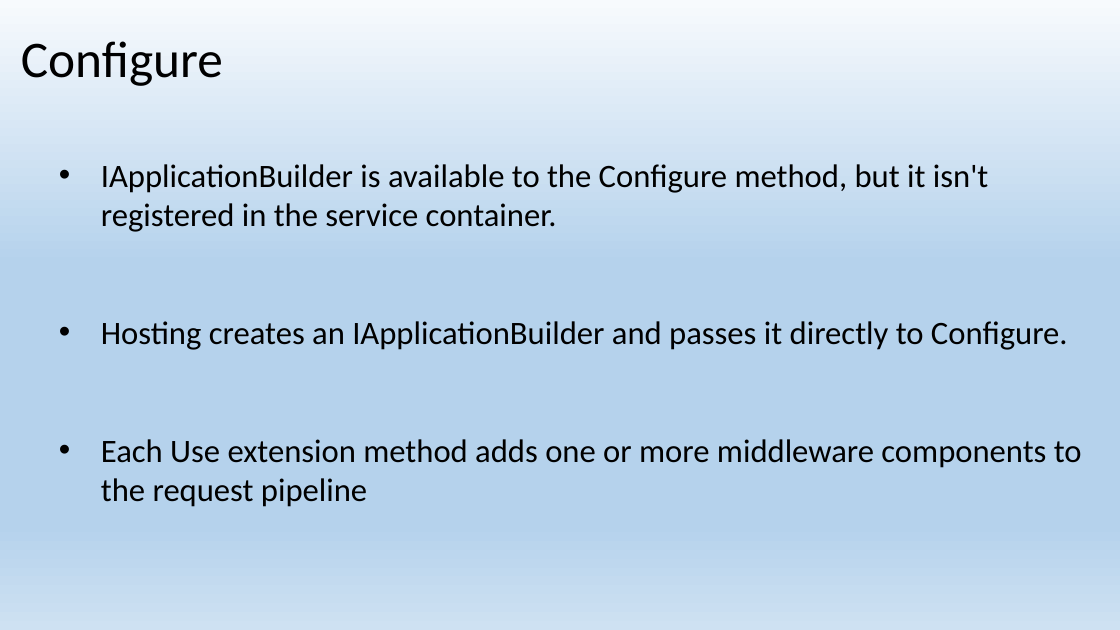
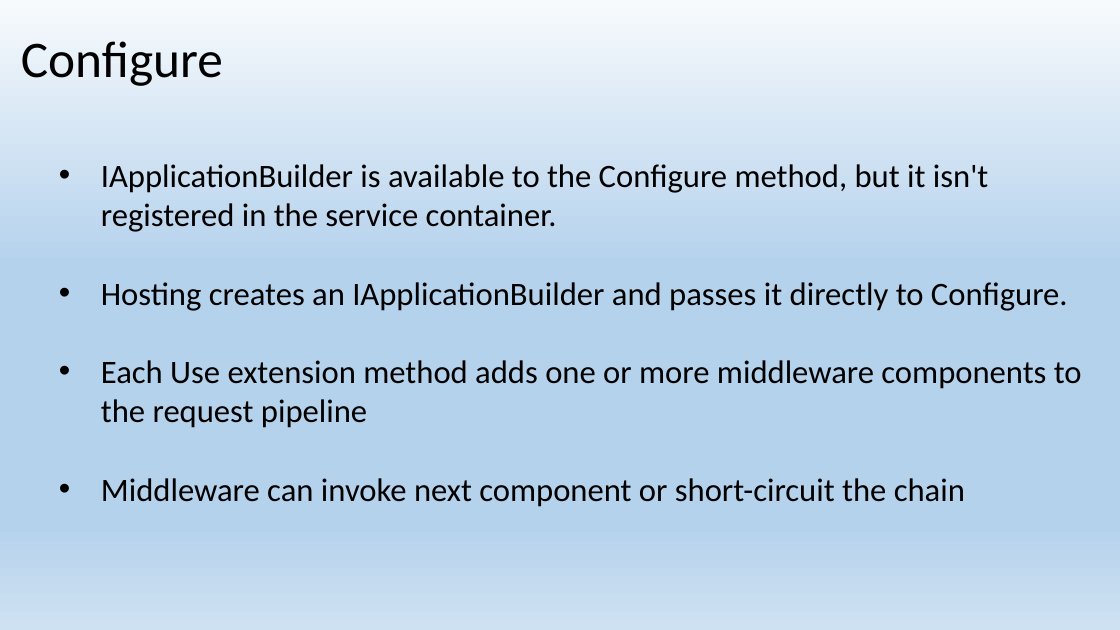
Before and after one commit to EPilyaev/ASPNetCoreMVC, a slide deck: slide 45 of Host&Startup.pptx. Drawn at 1120x630 pixels with LibreOffice and Linux fonts; fonts in the diff are those of the drawing. Boxes give left, top, right and bottom in pixels: in the first picture for what was removed or moved away, otherwise in the second. Text is boxed around its words. In the diff, an @@ line names an element or a change of style, - is before the commit and + after.

```diff
--- a/Host&Startup.pptx
+++ b/Host&Startup.pptx
@@ text at [101, 478, 965, 507]: paragraph added @@
+• Middleware can invoke next component or short-circuit the chain
```
Also in this commit, not shown: 1 slide removed.
